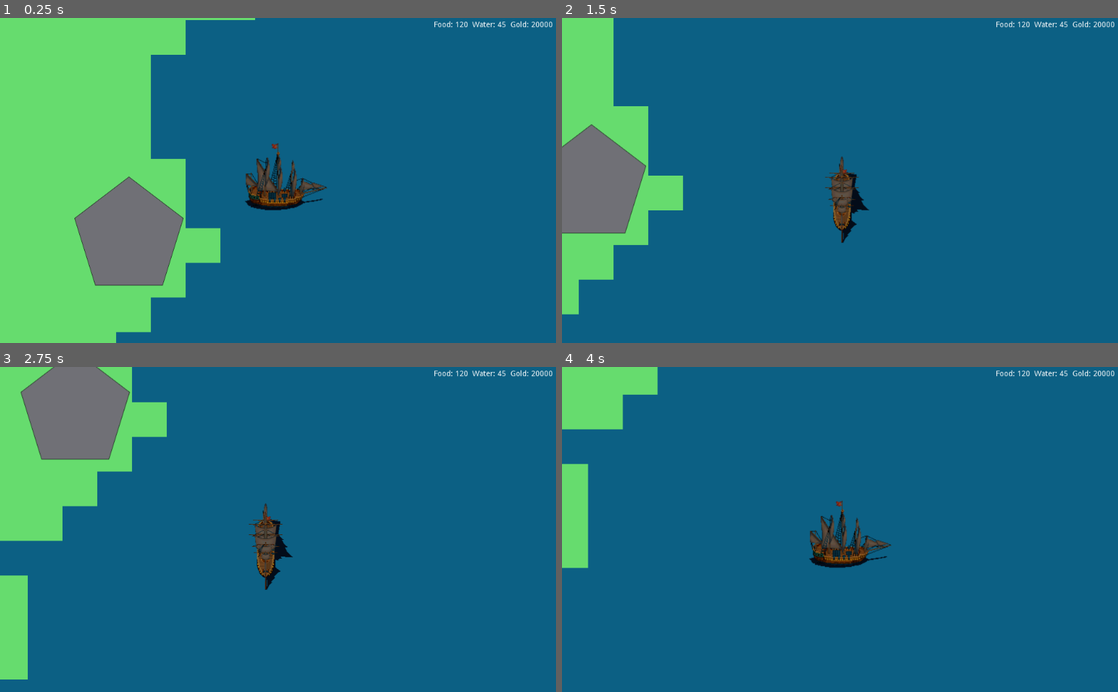
Above: before the commit, frames 1-4 (two rows, left to right).
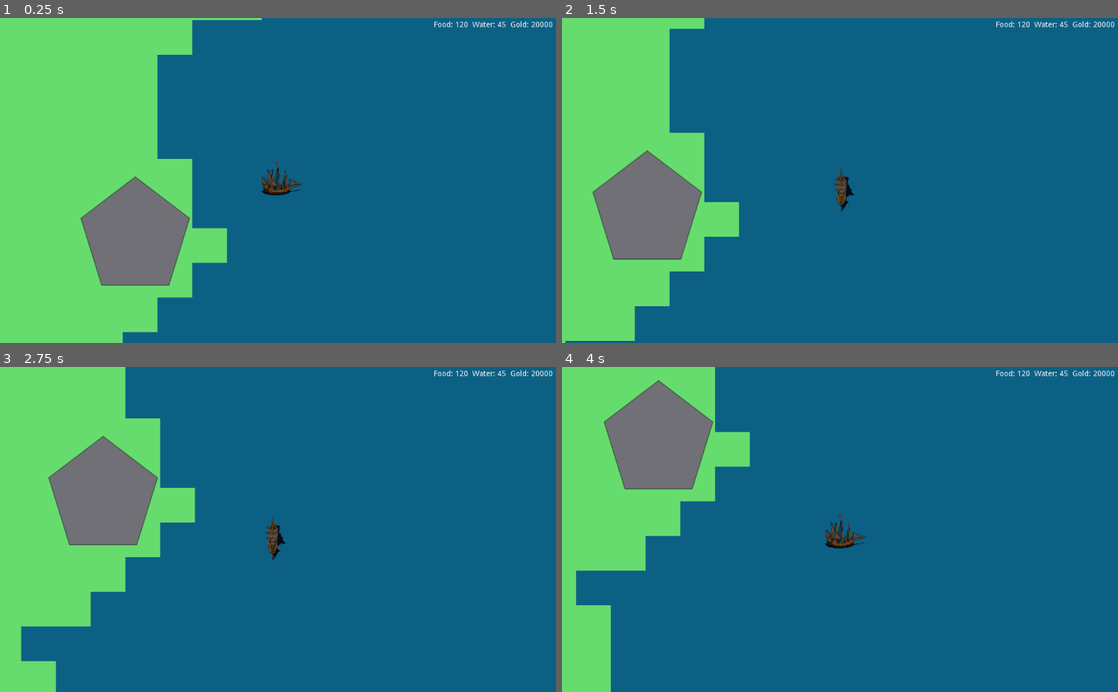
Above: after the commit, the same moments.

Repository: jacygao/chaoticwaters
Game: Godot game, scene res://Main.tscn
Two runs of this game, one before a commit and one after it. Both use one fixed random seed, a clock stepped at 60 frames per second and the inputs below.
Inputs (mouse positions are in pixels of both pictures, inside the frame that each line leads up to):
- Up to frame 1 (0.25 s): no input
- Up to frame 2 (1.5 s): move the mouse to (812, 245) at 0.52 s; hold Right (ui_right) from 0.53 s (still down); click (812, 245) at 0.67 s; move the mouse to (1006, 229) at 1.27 s
- Up to frame 3 (2.75 s): move the mouse to (111, 480) at 2.02 s; release Right (ui_right) at 2.03 s; hold Left (ui_left) from 2.03 s (still down)
- Up to frame 4 (4 s): keep holding Left (ui_left); move the mouse to (867, 529) at 2.77 s; click (867, 529) at 2.92 s; move the mouse to (756, 448) at 3.52 s

The runs differ from the first frame. In frame 1, 3.5% of the frame differs, in the area x 13-59%, y 0-100%; in frame 2, 16%; in frame 3, 17%, in the area x 0-53%, y 0-100%; in frame 4, 16%.

Commit message:
reduce size for mobile screen

Diff:
--- a/Main.tscn
+++ b/Main.tscn
@@ -40,6 +40,8 @@
 
 [node name="PlayerBoat" parent="." instance=ExtResource( 1 )]
 position = Vector2( 242.426, 138.402 )
+scale = Vector2( 0.5, 0.5 )
 
 [node name="NPCBoat" parent="." instance=ExtResource( 4 )]
 position = Vector2( 1305, 137.542 )
+scale = Vector2( 0.5, 0.5 )
--- a/scenes/Boat/NPCBoat.gd
+++ b/scenes/Boat/NPCBoat.gd
@@ -1,7 +1,7 @@
 extends KinematicBody2D
 
  # How fast the player will move (pixels/sec).
-export var speed = 100
+export var speed = 50
 # Default to 10. Boat sinks when durability reaches 0.
 export var durability = 10
 
--- a/scenes/Boat/PlayerBoat.gd
+++ b/scenes/Boat/PlayerBoat.gd
@@ -1,7 +1,7 @@
 extends KinematicBody2D
 
  # How fast the player will move (pixels/sec).
-export var speed = 200
+export var speed = 100
 export (float) var rotation_speed = 2
 var cur_rotation = 0
 var rotation_dir = 0
--- a/scenes/CannonBall/CannonBall.gd
+++ b/scenes/CannonBall/CannonBall.gd
@@ -32,6 +32,5 @@
 
 func _on_CannonBall_body_entered(body):
 	if body.has_method("type") && body.type() == "ship":
-		print(body.type())
 		fire_target.call("hit", fire_damage)
 	self.hide()
--- a/scenes/CannonBall/CannonBall.tscn
+++ b/scenes/CannonBall/CannonBall.tscn
@@ -4,18 +4,19 @@
 [ext_resource path="res://assets/ship/cannon.png" type="Texture" id=2]
 
 [sub_resource type="CircleShape2D" id=1]
-radius = 6.54325
+radius = 3.29536
 
 [node name="CannonBall" type="RigidBody2D"]
+position = Vector2( 1, 0 )
 contacts_reported = 1
 contact_monitor = true
 script = ExtResource( 1 )
 
 [node name="Sprite" type="Sprite" parent="."]
-scale = Vector2( 0.02, 0.02 )
+scale = Vector2( 0.01, 0.01 )
 texture = ExtResource( 2 )
 
 [node name="Body" type="CollisionShape2D" parent="."]
-position = Vector2( 0.0743179, -0.0743256 )
+position = Vector2( 0.0186348, -0.0743256 )
 shape = SubResource( 1 )
 [connection signal="body_entered" from="." to="." method="_on_CannonBall_body_entered"]
